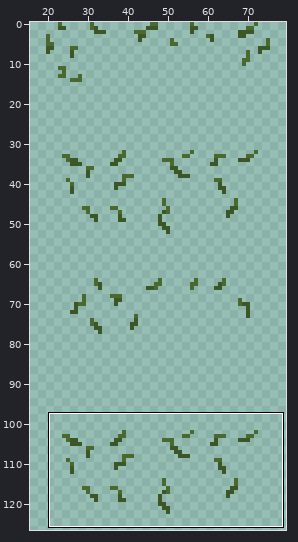
One commit to this sprite sheet: Assets/Sprites/Tiles/Imported Assets/rockbottommoss.png. The picture above shows the old version from afar; the outline marks the close-up.
Close-up. Before the commit:
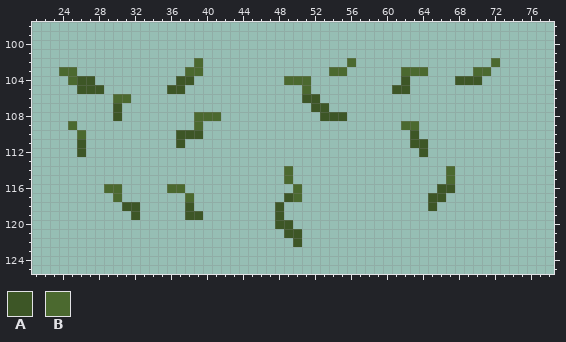
The file is 128x128 pixels. Shown: x 21..78, y 98..125. The wide view leaves out empty margins. The commit also changed other parts of the picture, which this record leaves out.
Palette (. is transparent): A #3d5626  B #4b692f
And afterwards:
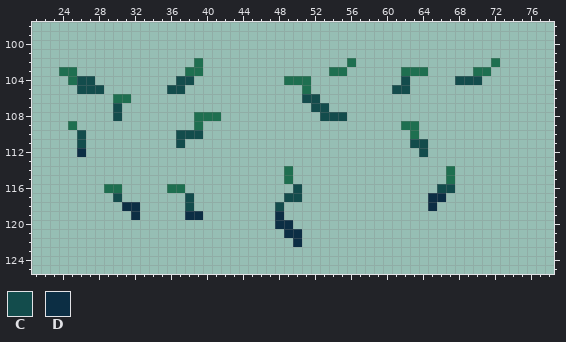
Colours new in this view: C #134c4c  D #0c2e44
What changed:
{"colour":"B","old":"#4b692f","new":"#1e6f50"}
{"y":104,"x":26,"old":"AA","new":"CC"}
{"y":104,"x":37,"old":"AA","new":"CC"}
{"y":104,"x":62,"old":"A","new":"C"}
{"y":104,"x":68,"old":"AAA","new":"CCC"}
{"y":105,"x":26,"old":"AAA","new":"CCC"}
{"y":105,"x":36,"old":"AA","new":"CC"}
{"y":105,"x":61,"old":"AA","new":"CC"}
{"y":106,"x":51,"old":"AA","new":"CC"}
{"y":107,"x":30,"old":"A","new":"C"}
{"y":107,"x":52,"old":"AA","new":"CC"}
{"y":108,"x":30,"old":"A","new":"C"}
{"y":108,"x":53,"old":"AAA","new":"CCC"}
{"y":110,"x":26,"old":"B","new":"C"}
{"y":110,"x":37,"old":"AAA","new":"CCC"}
{"y":110,"x":63,"old":"A","new":"B"}
{"y":111,"x":26,"old":"A","new":"C"}
{"y":111,"x":37,"old":"A","new":"C"}
{"y":111,"x":63,"old":"AA","new":"CC"}
{"y":112,"x":26,"old":"A","new":"D"}
{"y":112,"x":64,"old":"A","new":"C"}
{"y":116,"x":50,"old":"B","new":"C"}
{"y":116,"x":66,"old":"AA","new":"CC"}
{"y":117,"x":30,"old":"B","new":"C"}
{"y":117,"x":38,"old":"B","new":"C"}
{"y":117,"x":49,"old":"AB","new":"CC"}
{"y":117,"x":65,"old":"AA","new":"DD"}
{"y":118,"x":31,"old":"AA","new":"DD"}
{"y":118,"x":38,"old":"A","new":"C"}
{"y":118,"x":48,"old":"A","new":"C"}
{"y":118,"x":65,"old":"A","new":"D"}
{"y":119,"x":32,"old":"A","new":"D"}
{"y":119,"x":38,"old":"AA","new":"DD"}
{"y":119,"x":48,"old":"A","new":"D"}
{"y":120,"x":48,"old":"AA","new":"DD"}
{"y":121,"x":49,"old":"AA","new":"DD"}
{"y":122,"x":50,"old":"A","new":"D"}
